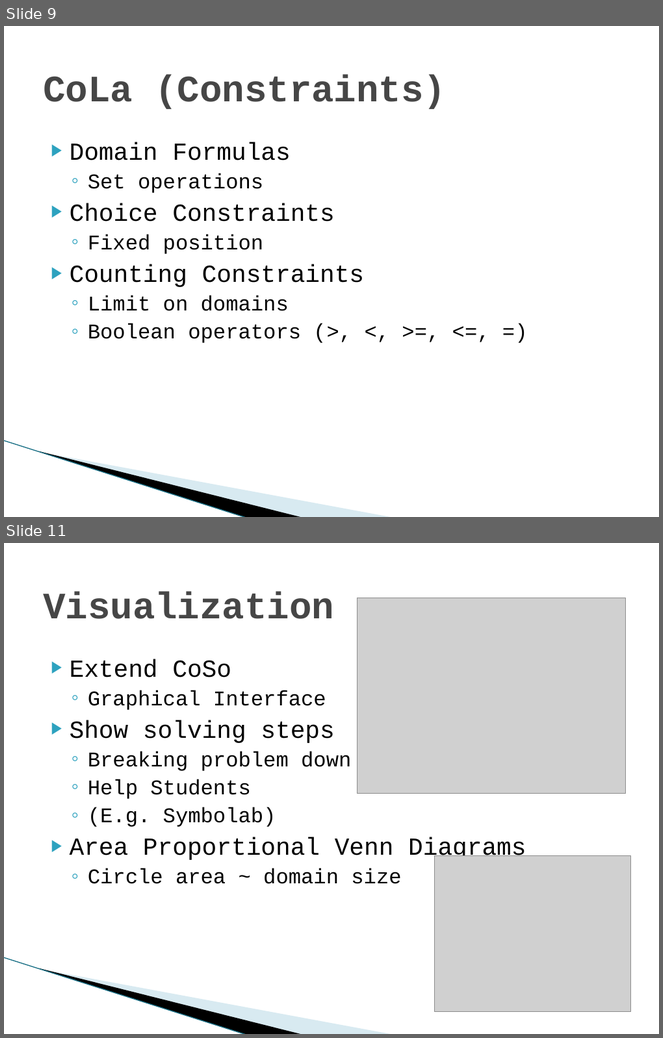
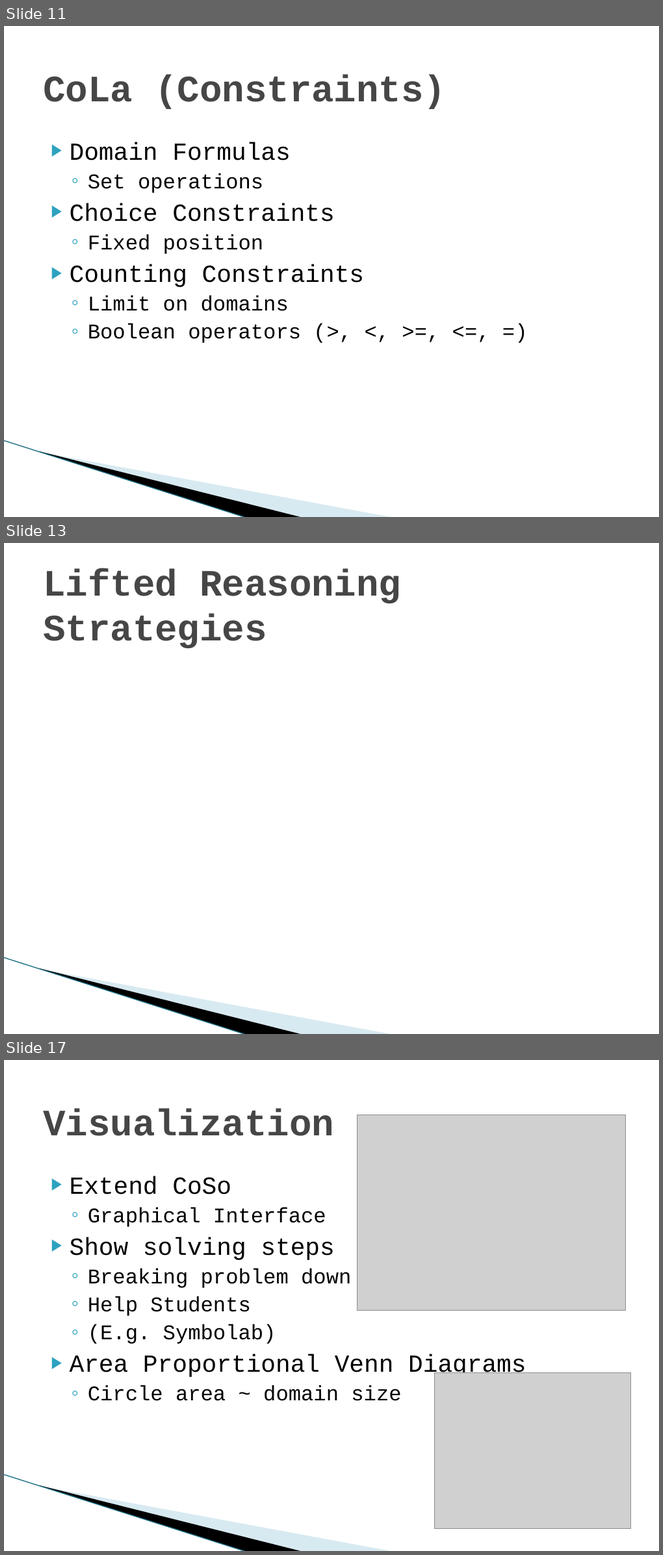
Before and after one commit to Mickaly13X/wv_project, a slide deck: Presentation.pptx. Shown one above the other, each under a label of ours: slides 9 and 11 before the commit, slides 11, 13 and 17 after it; the slides between them are not shown. The pictures are 663x1038 and 663x1555 pixels, drawn with LibreOffice and Linux fonts; fonts in the diff are those of the drawing; grey boxes stand for pictures; background and template pictures are left out. Boxes give left, top, right and bottom in pixels: in the first picture for what was removed or moved away, otherwise in the second. Text is boxed around its words. In the diff, an @@ line names an element or a change of style, - is before the commit and + after.

```diff
--- a/Presentation.pptx
+++ b/Presentation.pptx
@@ slide 13 added at box(4, 543, 659, 1034), background #FFFFFF; not listed: 3 template elements that a slide beside it also shows @@
@@ title added at box(43, 569, 401, 648), 41 pt, text #464646, bold @@
+Lifted Reasoning Strategies
@@ what was slide 9 is now slide 11 @@
@@ what was slide 11 is now slide 17 @@
```
Also in this commit, not shown: 1 slide changed, 5 other slides added, 2 other files.
